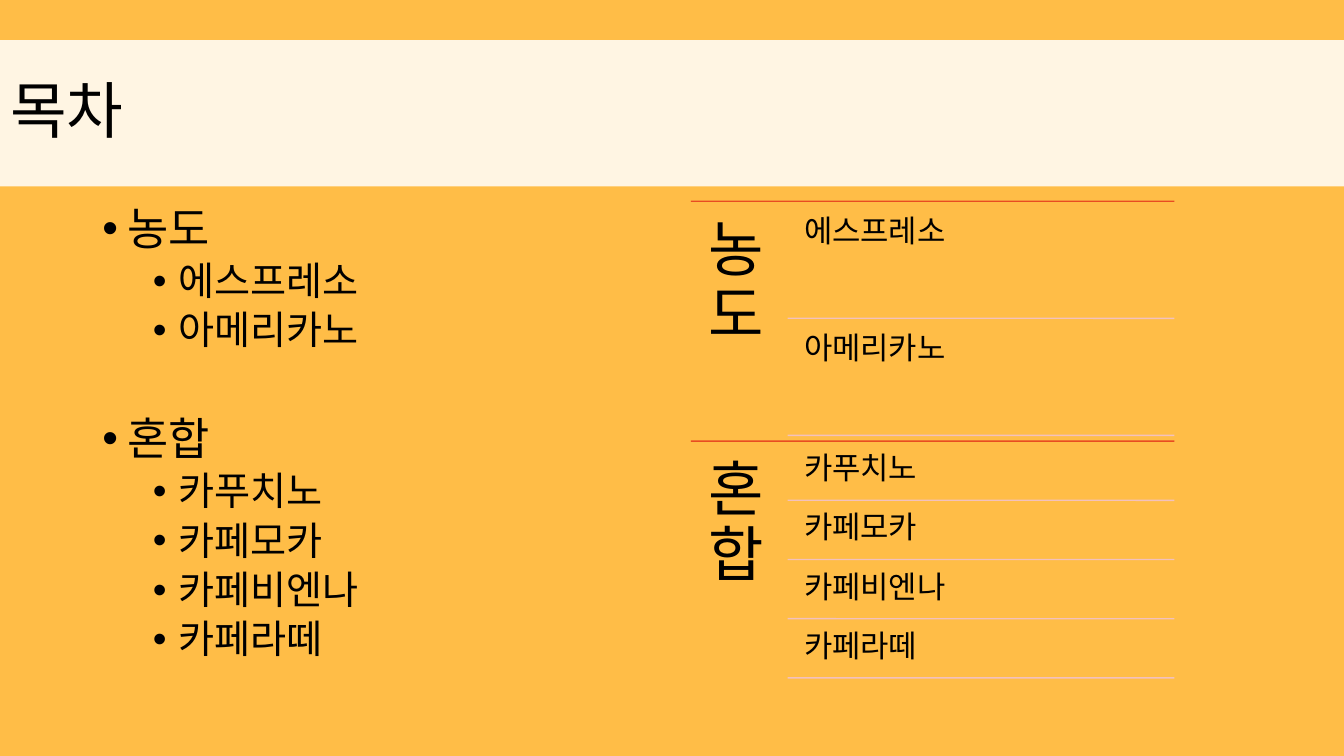
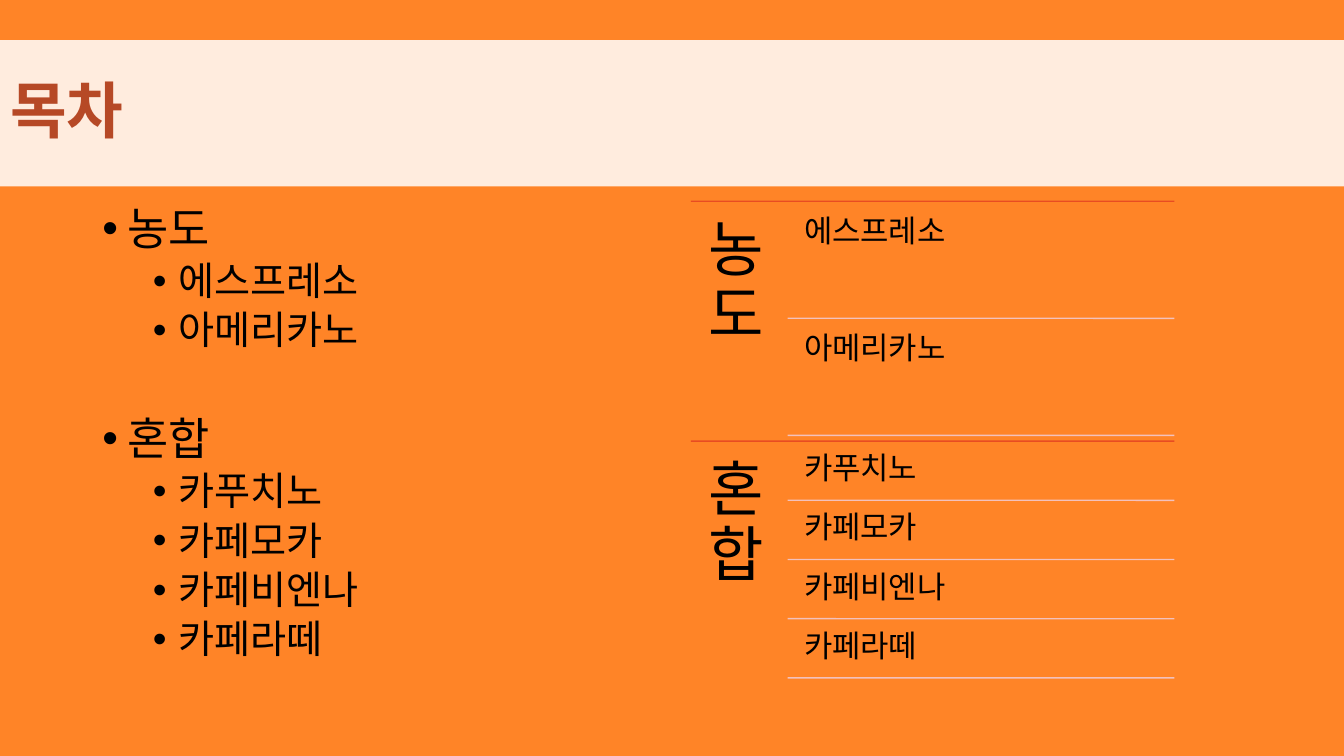
Before and after one commit to hwangeumyang/HRDEducation, a slide deck: slide 2 of 2021.08/실습.pptx. Drawn at 1344x756 pixels with LibreOffice and Linux fonts; fonts in the diff are those of the drawing. Boxes give left, top, right and bottom in pixels: in the first picture for what was removed or moved away, otherwise in the second. Text is boxed around its words. In the diff, an @@ line names an element or a change of style, - is before the commit and + after.

```diff
--- a/2021.08/실습.pptx
+++ b/2021.08/실습.pptx
@@ background #FFBD47 to #FF8427 @@
@@ title "목차" at (0,40,1344,187): text colour #000000 to #B64926, bold on @@
```
Also in this commit, not shown: 14 slides added, 2 other files.
